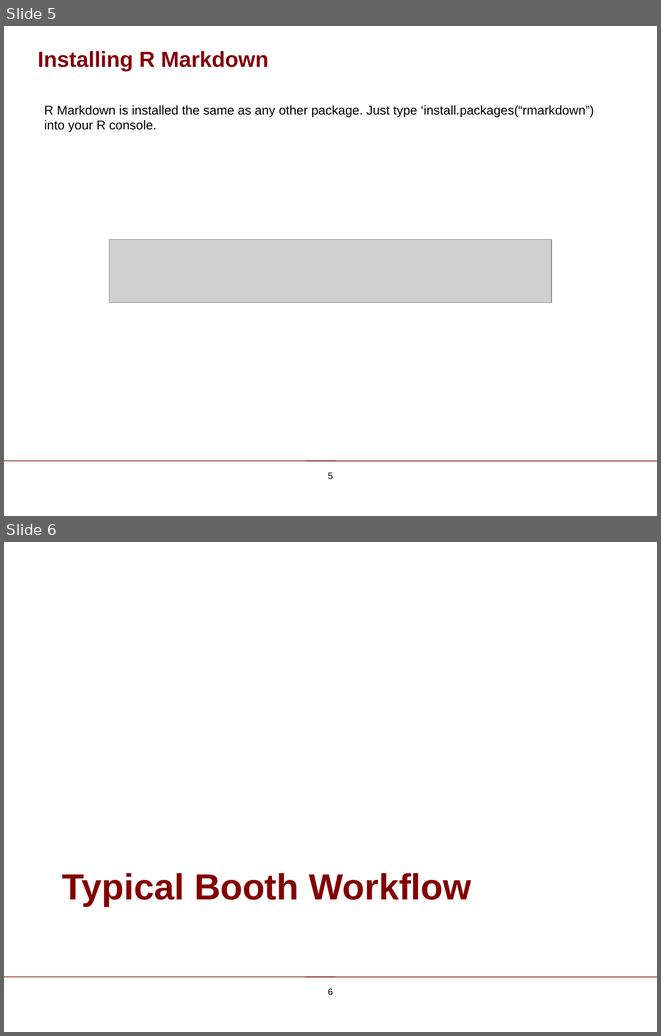
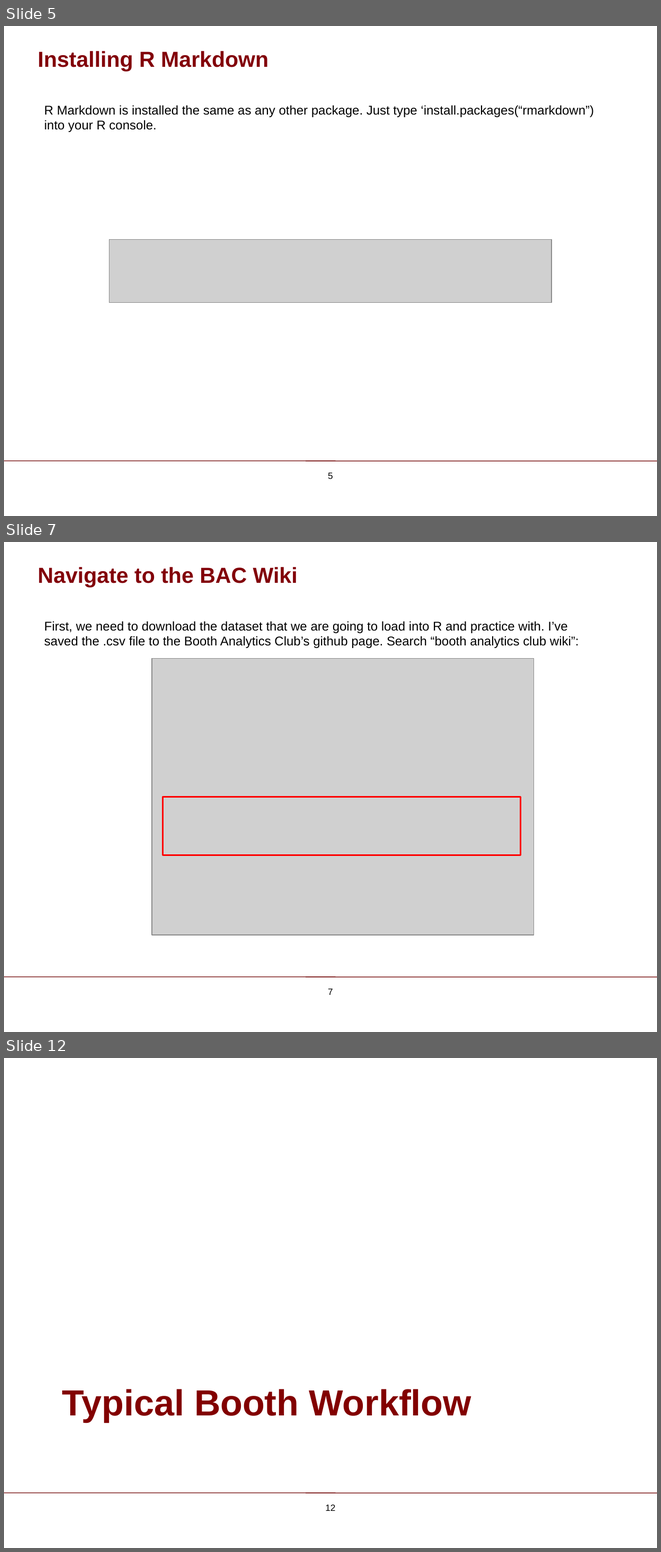
Before and after one commit to ChicagoBoothAnalytics/site, a slide deck: zzz MEDIA/Intermediate R.pptx. Shown one above the other, each under a label of ours: slides 5 and 6 before the commit, slides 5, 7 and 12 after it; the slides between them are not shown. The pictures are 661x1036 and 661x1552 pixels, drawn with LibreOffice and Linux fonts; fonts in the diff are those of the drawing; grey boxes stand for pictures; background and template pictures are left out. Boxes give left, top, right and bottom in pixels: in the first picture for what was removed or moved away, otherwise in the second. Text is boxed around its words. In the diff, an @@ line names an element or a change of style, - is before the commit and + after.

```diff
--- a/zzz MEDIA/Intermediate R.pptx
+++ b/zzz MEDIA/Intermediate R.pptx
@@ slide 7 added at (4,542,657,1032), background #FFFFFF; not listed: 1 template element that a slide beside it also shows @@
@@ text added at (38,567,298,587), 24 pt, text #820009, bold @@
+Navigate to the BAC Wiki
@@ table added at (406,582,421,608), 1 rows, 1 columns @@
+
@@ text added at (44,621,579,648), 14 pt, text #000000 @@
+First, we need to download the dataset that we are going to load into R and practice with. I’ve saved the .csv file to the Booth Analytics Club’s github page. Search “booth analytics club wiki”:
@@ picture added at (151,658,533,934) @@
@@ rectangle added at (162,796,521,855), outline #FF0000 2 pt @@
@@ page number added at (328,988,333,995), 10 pt, text #000000 @@
+7
@@ what was slide 6 is now slide 12 @@
@@ page number at (325,1504,335,1511): text changed @@
-6
+12
```
Also in this commit, not shown: 1 slide changed, 6 other slides added, 1 slide removed, 3 other files.
